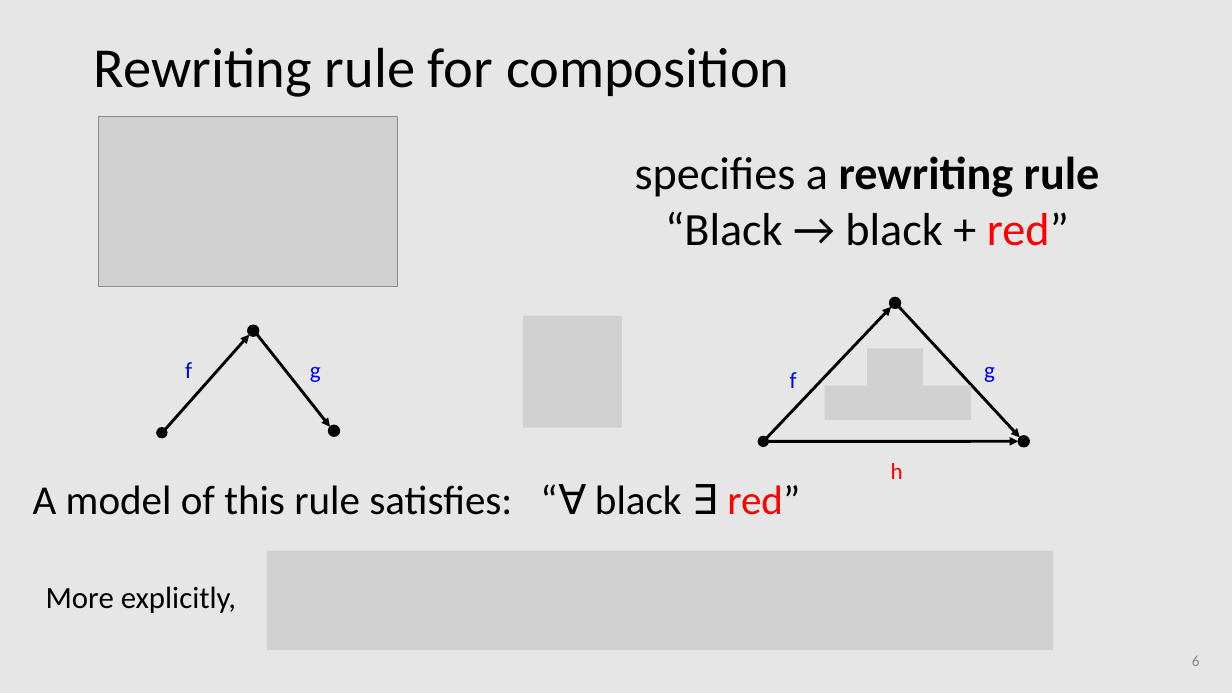
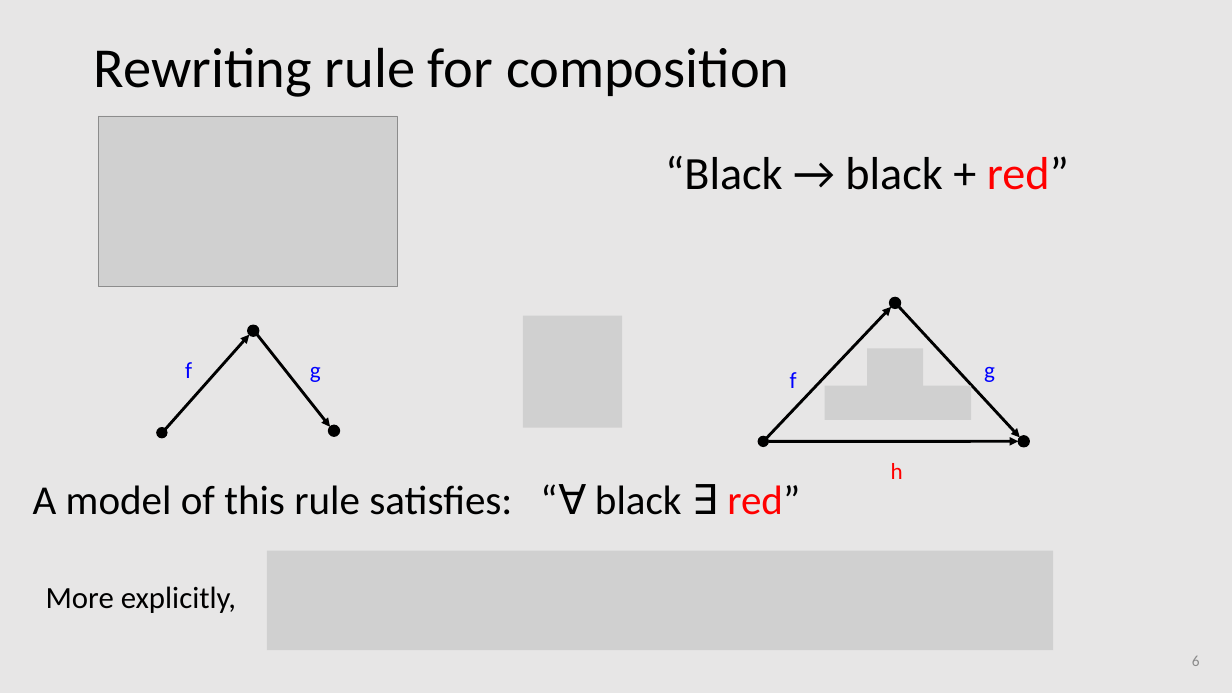
Before and after one commit to amblafont/slides, a slide deck: slide 6 of diagrammatic-reasoning/2024-november-coreact.pptx. Drawn at 1232x693 pixels with LibreOffice and Linux fonts; fonts in the diff are those of the drawing; grey boxes stand for pictures. Boxes give left, top, right and bottom in pixels: in the first picture for what was removed or moved away, otherwise in the second. Text is boxed around its words. In the diff, an @@ line names an element or a change of style, - is before the commit and + after.

```diff
--- a/diagrammatic-reasoning/2024-november-coreact.pptx
+++ b/diagrammatic-reasoning/2024-november-coreact.pptx
@@ text at <box>635,156,1100,197</box>: paragraph removed @@
-specifies a rewriting rule
```
Also in this commit, not shown: 5 other slides changed, 1 slide added.
